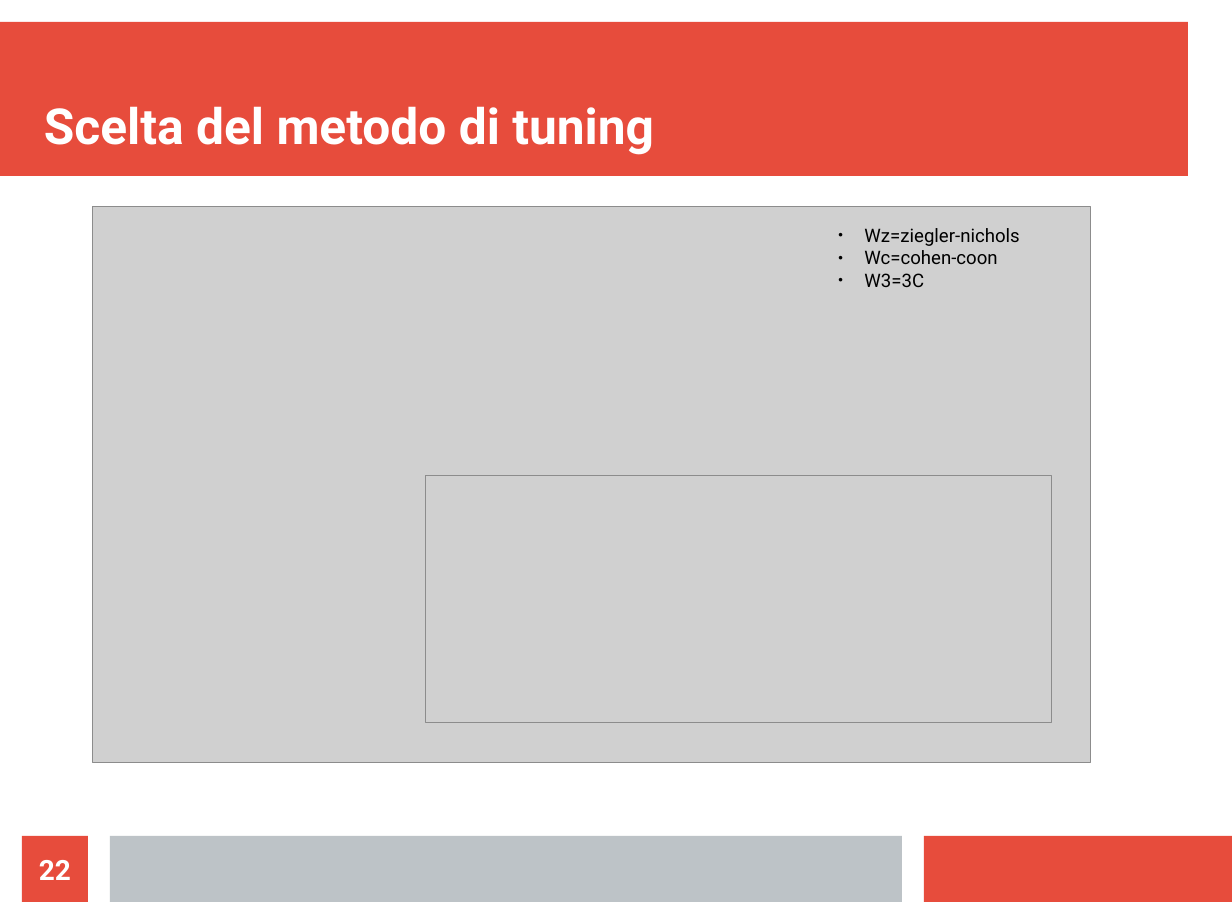
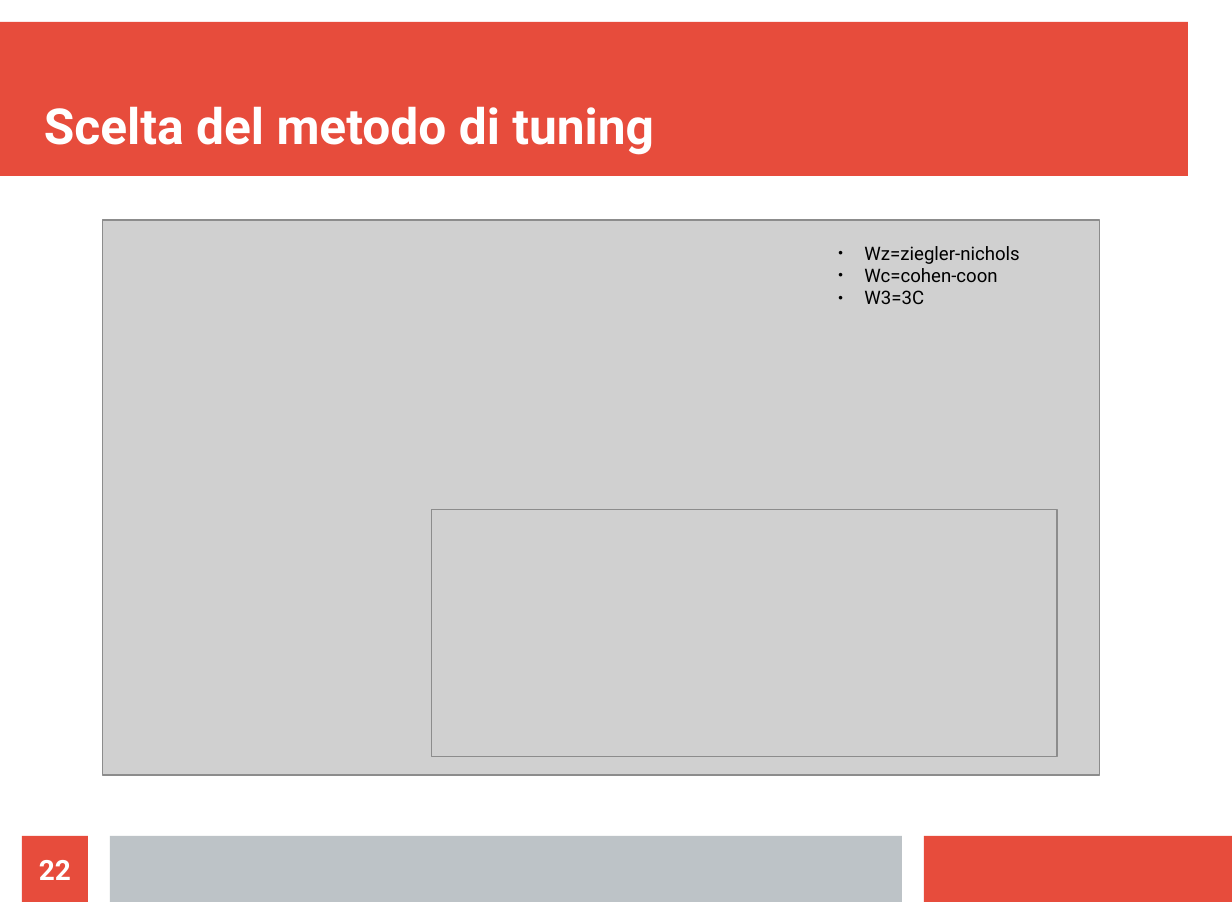
Before and after one commit to LeonardoSalustri/Tesi, a slide deck: slide 22 of Formule_presentazione/Presentazione.odp. Drawn at 1232x924 pixels with LibreOffice and Linux fonts; fonts in the diff are those of the drawing; grey boxes stand for pictures. Boxes give left, top, right and bottom in pixels: in the first picture for what was removed or moved away, otherwise in the second. Text is boxed around its words. In the diff, an @@ line names an element or a change of style, - is before the commit and + after.

```diff
--- a/Formule_presentazione/Presentazione.odp
+++ b/Formule_presentazione/Presentazione.odp
@@ picture: place and size @@
-picture at [93,207,1091,762]
+picture at [102,220,1100,776]
@@ text "Wz=ziegler-nichols": place and size @@
-text "Wz=ziegler-nichols" at [864,228,1019,287]
+text "Wz=ziegler-nichols" at [864,246,1019,304]
@@ picture: place and size @@
-picture at [426,475,1052,722]
+picture at [432,510,1058,757]
```
Also in this commit, not shown: 12 other slides changed, 1 slide added, 1 slide removed, 37 other files.
